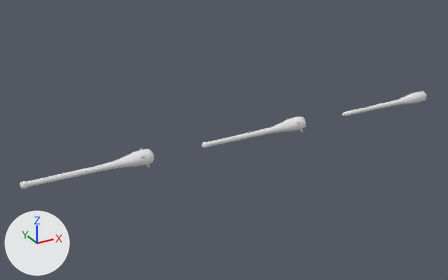
A saved change to the Blender file art/models/camp.blend.
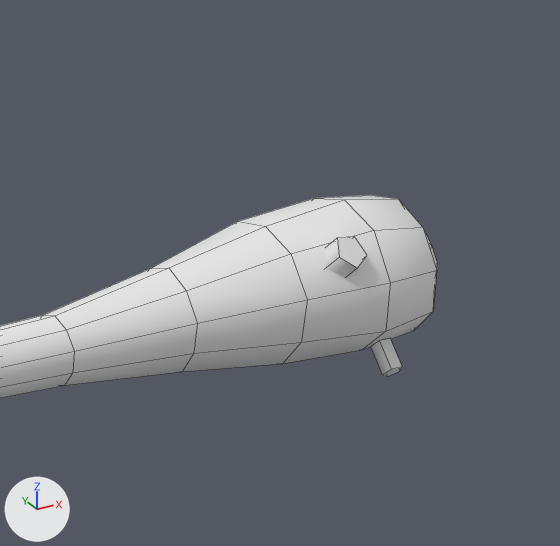
The first picture shows the older version from a 50 mm camera at (-0.43, -2.85, 1.43) aimed at (1.18, 0.08, -0.03). The close-ups show the older and then the newer version on the part from 60% to 71% of the width and 36% to 53% of the height of that picture. Only the edits that show in the close-ups are written down. The lights are fixed; the arrows at lower left show +X, +Y and +Z. The close-ups show mesh edges as thin lines.

Names of what the first close-up shows: 'club_simple'.
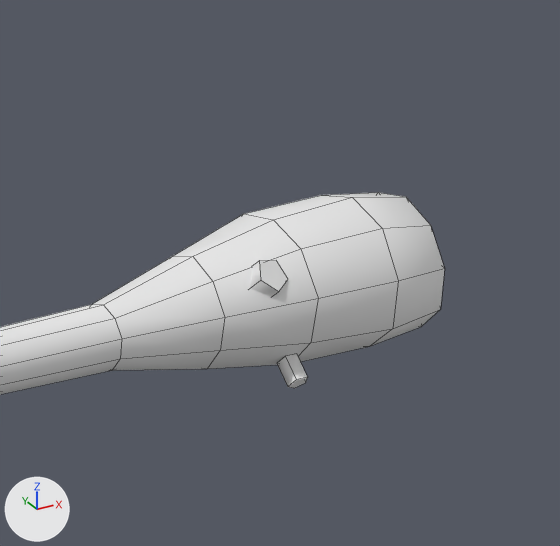
What differs and where, as boxes (x1, y1, x2, y2) in the close-ups (560 x 546 px; the box of a moved part takes in the faces that stretch with it):
'club_simple', reshaped
    before: (0, 195, 437, 398)
    after: (0, 192, 445, 395)
part 1 of me_club_simple, moved or reshaped
    before: (337, 237, 367, 268)
    after: (259, 260, 288, 291)
part 2 of me_club_simple, moved or reshaped
    before: (370, 339, 402, 375)
    after: (277, 355, 307, 386)
part 3 of me_club_simple, moved or reshaped
    before: (382, 367, 402, 377)
    after: (288, 377, 308, 388)
part 4 of me_club_simple, moved or reshaped
    before: (0, 195, 437, 398)
    after: (0, 192, 445, 395)

The edits, one by one:
me_club_simple is used by ob_club_simple; location (1.0, 0.0, 0.0).
me_club_simple had 180 vertices, 134 faces and spanned x 0.0..0.704, y -0.045..0.046, z -0.041..0.05.
me_club_simple now has 180 vertices, 134 faces and spans x 0.0..0.705, y -0.045..0.047, z -0.036..0.05.
me_club_simple part 1: the loose piece of 5 vertices spanning x 0.619..0.637, y -0.045..-0.032, z 0.031..0.045 is moved by (-0.044, 0.007, -0.007).
me_club_simple part 2: the loose piece of 10 vertices spanning x 0.654..0.666, y -0.041..-0.021, z -0.041..-0.022 is turned -4.1 degrees about the x axis through its middle and scaled by 0.902, then moved by (-0.06, 0.0, 0.004).
me_club_simple part 3: the loose piece of 5 vertices spanning x 0.654..0.666, y -0.041..-0.033, z -0.041..-0.034 is moved by (-0.06, 0.001, 0.006).
me_club_simple part 4: 80 of 180 vertices moved; they spanned x 0.47..0.704, y -0.045..0.046, z -0.036..0.05 and now span x 0.5..0.705, y -0.045..0.047, z -0.035..0.05; mean shift (0.002, 0.001, 0.0); largest move (0.637, -0.04, 0.035) -> (0.593, -0.033, 0.027).
Other edits to the shape of me_club_simple do not show in these pictures.
